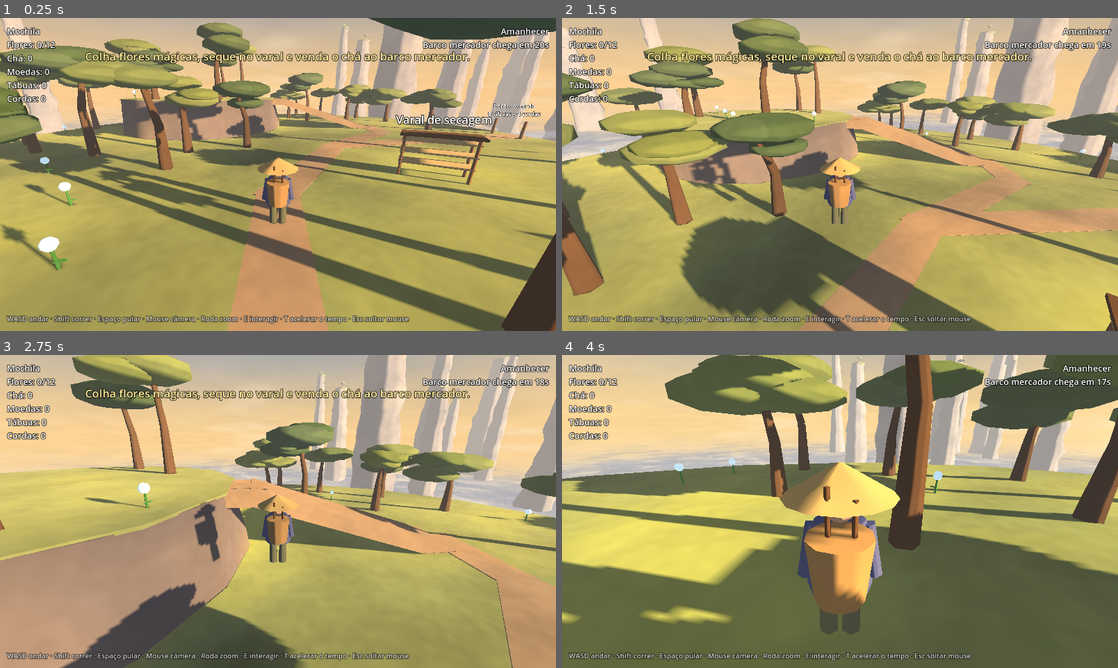
Above: before the commit, frames 1-4 (two rows, left to right).
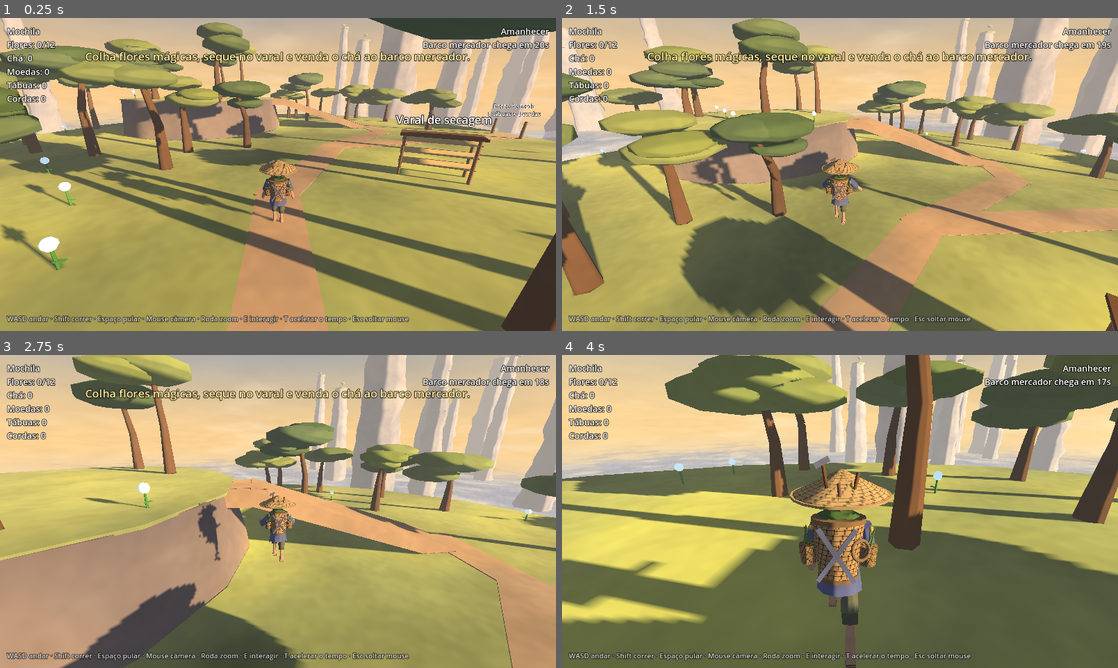
Above: after the commit, the same moments.

Repository: gabrielluiz2121-eng/jogo
Game: Godot game, scene res://main.tscn
Same seed, same stepped clock (60 frames per second), same inputs: the game is played once before the commit and once after it.
Inputs (mouse positions are in pixels of both pictures, inside the frame that each line leads up to):
- Up to frame 1 (0.25 s): no input
- Up to frame 2 (1.5 s): move the mouse to (867, 174) at 0.52 s; hold Shift (correr) 0.53-1.28 s; hold W (mover_frente) from 0.53 s (still down); click (867, 174) at 0.67 s; tap Space (pular) at 0.77, 1.07 s; tap E (interagir) at 0.8, 1.35 s; move the mouse to (812, 174) at 1.27 s
- Up to frame 3 (2.75 s): keep holding W (mover_frente); tap Space (pular) at 1.52, 1.55, 1.82, 2.1 s; move the mouse to (289, 505) at 2.02 s; hold Shift (correr) from 2.03 s (still down)
- Up to frame 4 (4 s): keep holding W (mover_frente); move the mouse to (834, 517) at 2.77 s; release Shift (correr) at 2.78 s; tap T (acelerar_tempo) at 2.85 s; click (834, 517) at 2.92 s; tap Space (pular) at 3.02, 3.32, 3.77, 3.8 s; tap E (interagir) at 3.05 s; move the mouse to (878, 514) at 3.52 s; hold Shift (correr) from 3.53 s (still down)

The runs differ from the first frame. In frame 1, 1.2% of the frame differs, in the area x 15-54%, y 44-66%; in frame 2, 1.1%; in frame 3, 1.0%; in frame 4, 7.7%, in the area x 0-61%, y 32-100%.

Commit message:
Camponês mais próximo da folha de conceito, com animação
Novo modelo montado por código (chapéu, túnica com lapela, faixa, calça
dobrada, sandálias, cesto com ferramentas e plantas) e animação procedural
de andar, correr, pular e colher. Shader de aquarela ganhou manchas presas
ao objeto e padrão de palha trançada.

Co-Authored-By: Claude Opus 5.5 <noreply@anthropic.com>
Claude-Session: https://claude.ai/code/session_01W1QjHKQbbaH1ykcg2pXrX2

Diff:
--- /dev/null
+++ b/scripts/campones.gd
@@ -0,0 +1,275 @@
+extends Node3D
+## O camponês (protagonista), montado com formas simples seguindo a folha de
+## conceito: chapéu cônico de palha, túnica azul-acinzentada cruzada com lapela
+## de linho, faixa escura amarrada, calça oliva dobrada, sandálias e o cesto de
+## bambu nas costas com ferramentas e plantas colhidas.
+## Também faz uma animação simples (andar, correr, pular, colher) movendo as juntas.
+## A frente do personagem é -Z; as costas (cesto) ficam em +Z.
+##
+## Quando existir um modelo 3D de verdade (.glb), ele substitui este script.
+
+const U = preload("res://scripts/util.gd")
+
+# --- Cores tiradas da folha de conceito ---
+const PELE := Color(0.86, 0.68, 0.52)
+const CABELO := Color(0.12, 0.1, 0.1)
+const TUNICA := Color(0.42, 0.46, 0.6)
+const LINHO := Color(0.7, 0.58, 0.4)
+const FAIXA := Color(0.3, 0.27, 0.26)
+const CALCA := Color(0.45, 0.48, 0.36)
+const PALHA := Color(0.82, 0.7, 0.45)
+const BAMBU := Color(0.74, 0.6, 0.38)
+const MADEIRA := Color(0.48, 0.34, 0.22)
+const FERRO := Color(0.5, 0.52, 0.55)
+const FOLHA := Color(0.42, 0.58, 0.3)
+const ALCA := Color(0.42, 0.45, 0.52)
+
+# Juntas que a animação move.
+var quadril: Node3D
+var tronco: Node3D
+var cabeca: Node3D
+var chapeu: Node3D
+var cesto: Node3D
+var ombro := [null, null]   # [esquerdo, direito]
+var cotovelo := [null, null]
+var coxa := [null, null]
+var joelho := [null, null]
+
+var _fase := 0.0
+var _colher := 0.0     # > 0 enquanto faz o gesto de colher
+var _ar := 0.0         # 0 no chão, 1 no ar (suavizado)
+var _vel_suave := 0.0
+
+
+func _ready() -> void:
+	_montar()
+
+
+# ---------------------------------------------------------------- Montagem
+
+func _mat(cor: Color, trama: float = 0.0) -> ShaderMaterial:
+	var m: ShaderMaterial = U.material(cor)
+	m.set_shader_parameter("manchas_locais", true)
+	m.set_shader_parameter("manchas", 0.12)
+	m.set_shader_parameter("trama", trama)
+	return m
+
+
+func _peca(pai: Node3D, mesh: Mesh, cor: Color, pos: Vector3, rot := Vector3.ZERO, trama := 0.0) -> MeshInstance3D:
+	var mi := MeshInstance3D.new()
+	mi.mesh = mesh
+	mi.material_override = _mat(cor, trama)
+	mi.position = pos
+	mi.rotation = rot
+	pai.add_child(mi)
+	return mi
+
+
+func _junta(pai: Node3D, pos: Vector3) -> Node3D:
+	var j := Node3D.new()
+	j.position = pos
+	pai.add_child(j)
+	return j
+
+
+func _montar() -> void:
+	quadril = _junta(self, Vector3(0, 0.9, 0))
+	_montar_pernas()
+	tronco = _junta(quadril, Vector3.ZERO)
+	_montar_tronco()
+	_montar_bracos()
+	cabeca = _junta(tronco, Vector3(0, 0.58, 0))
+	_montar_cabeca()
+	cesto = _junta(tronco, Vector3(0, 0.3, 0.24))
+	_montar_cesto()
+
+
+func _montar_pernas() -> void:
+	for i in 2:
+		var lado := -1.0 if i == 0 else 1.0
+		var c := _junta(quadril, Vector3(lado * 0.1, -0.02, 0))
+		coxa[i] = c
+		# Coxa (calça larga).
+		_peca(c, U.cilindro(0.075, 0.095, 0.44, 8), CALCA, Vector3(0, -0.22, 0))
+		var j := _junta(c, Vector3(0, -0.44, 0))
+		joelho[i] = j
+		# Barra da calça dobrada logo abaixo do joelho.
+		_peca(j, U.cilindro(0.085, 0.08, 0.1, 8), CALCA.darkened(0.12), Vector3(0, -0.06, 0))
+		# Canela à mostra.
+		_peca(j, U.cilindro(0.045, 0.055, 0.34, 7), PELE, Vector3(0, -0.25, 0))
+		# Pé + sandália de palha.
+		_peca(j, U.caixa(Vector3(0.08, 0.05, 0.2)), PELE, Vector3(0, -0.42, -0.04))
+		_peca(j, U.caixa(Vector3(0.1, 0.025, 0.24)), PALHA.darkened(0.1), Vector3(0, -0.455, -0.04), Vector3.ZERO, 0.8)
+		_peca(j, U.caixa(Vector3(0.09, 0.015, 0.03)), PALHA.darkened(0.3), Vector3(0, -0.4, -0.08))
+
+
+func _montar_tronco() -> void:
+	# Barra da túnica (cobre o alto das coxas, com pontas desfiadas).
+	_peca(tronco, U.cilindro(0.2, 0.25, 0.28, 10), TUNICA, Vector3(0, -0.08, 0))
+	for k in 5:
+		var a := -1.2 + k * 0.6
+		_peca(tronco, U.caixa(Vector3(0.07, 0.07, 0.02)), TUNICA.darkened(0.08), Vector3(sin(a) * 0.24, -0.25, -cos(a) * 0.24), Vector3(0, -a, 0.3 * (k % 2)))
+	# Peito.
+	_peca(tronco, U.cilindro(0.21, 0.19, 0.46, 10), TUNICA, Vector3(0, 0.27, 0))
+	_peca(tronco, U.esfera(0.21, 10), TUNICA, Vector3(0, 0.48, 0)).scale = Vector3(1.1, 0.5, 0.85)
+	# Lapelas cruzadas de linho (gola em "V").
+	_peca(tronco, U.caixa(Vector3(0.09, 0.44, 0.03)), LINHO, Vector3(0.08, 0.32, -0.19), Vector3(0.05, 0, -0.38))
+	_peca(tronco, U.caixa(Vector3(0.09, 0.44, 0.03)), LINHO, Vector3(-0.08, 0.32, -0.195), Vector3(0.05, 0, 0.38))
+	# Pescoço.
+	_peca(tronco, U.cilindro(0.05, 0.06, 0.12, 7), PELE, Vector3(0, 0.55, 0))
+	# Faixa escura na cintura, com as pontas do laço penduradas.
+	_peca(tronco, U.cilindro(0.215, 0.215, 0.1, 10), FAIXA, Vector3(0, 0.07, 0))
+	_peca(tronco, U.esfera(0.05, 6), FAIXA.darkened(0.1), Vector3(0.06, 0.07, -0.21))
+	_peca(tronco, U.caixa(Vector3(0.06, 0.32, 0.02)), FAIXA, Vector3(0.09, -0.1, -0.22), Vector3(0, 0, 0.12))
+	_peca(tronco, U.caixa(Vector3(0.06, 0.26, 0.02)), FAIXA, Vector3(0.02, -0.07, -0.225), Vector3(0, 0, -0.08))
+	# Alças do cesto passando pelos ombros.
+	for lado in [-1.0, 1.0]:
+		_peca(tronco, U.caixa(Vector3(0.05, 0.4, 0.02)), ALCA, Vector3(lado * 0.12, 0.3, -0.205), Vector3(0, 0, lado * 0.1))
+		_peca(tronco, U.caixa(Vector3(0.05, 0.02, 0.42)), ALCA, Vector3(lado * 0.12, 0.52, 0.0))
+
+
+func _montar_bracos() -> void:
+	for i in 2:
+		var lado := -1.0 if i == 0 else 1.0
+		var o := _junta(tronco, Vector3(lado * 0.25, 0.46, 0))
+		ombro[i] = o
+		# Manga larga.
+		_peca(o, U.cilindro(0.07, 0.085, 0.3, 8), TUNICA, Vector3(0, -0.15, 0))
+		var c := _junta(o, Vector3(0, -0.3, 0))
+		cotovelo[i] = c
+		# Manga dobrada e antebraço.
+		_peca(c, U.cilindro(0.075, 0.07, 0.07, 8), TUNICA.darkened(0.12), Vector3(0, -0.02, 0))
+		_peca(c, U.cilindro(0.04, 0.05, 0.24, 7), PELE, Vector3(0, -0.15, 0))
+		_peca(c, U.esfera(0.05, 7), PELE, Vector3(0, -0.3, 0)).scale = Vector3(0.8, 1.1, 0.9)
+	ombro[0].rotation.z = -0.12
+	ombro[1].rotation.z = 0.12
+
+
+func _montar_cabeca() -> void:
+	# Rosto.
+	_peca(cabeca, U.esfera(0.13, 12), PELE, Vector3(0, 0.12, 0)).scale = Vector3(0.95, 1.08, 1.0)
+	# Cabelo preto curto (aparece na nuca e nas laterais).
+	_peca(cabeca, U.esfera(0.135, 12), CABELO, Vector3(0, 0.15, 0.02)).scale = Vector3(1.0, 0.9, 0.95)
+	# Olhos, sobrancelhas e nariz (a frente é -Z).
+	for lado in [-1.0, 1.0]:
+		_peca(cabeca, U.esfera(0.016, 5), CABELO, Vector3(lado * 0.045, 0.13, -0.122))
+		_peca(cabeca, U.caixa(Vector3(0.04, 0.008, 0.01)), CABELO, Vector3(lado * 0.045, 0.165, -0.125), Vector3(0, 0, -lado * 0.15))
+	_peca(cabeca, U.esfera(0.018, 5), PELE.darkened(0.08), Vector3(0, 0.1, -0.132))
+	_peca(cabeca, U.esfera(0.035, 6), PELE, Vector3(-0.13, 0.12, 0)).scale = Vector3(0.5, 1, 0.8)
+	_peca(cabeca, U.esfera(0.035, 6), PELE, Vector3(0.13, 0.12, 0)).scale = Vector3(0.5, 1, 0.8)
+
+	# Chapéu cônico largo de palha, com fitinha passando pelo queixo.
+	chapeu = _junta(cabeca, Vector3(0, 0.25, 0))
+	_peca(chapeu, U.cilindro(0.015, 0.5, 0.24, 20), PALHA, Vector3(0, 0.07, 0), Vector3.ZERO, 0.6)
+	_peca(chapeu, U.cilindro(0.5, 0.505, 0.02, 20), PALHA.darkened(0.15), Vector3(0, -0.05, 0))
+	_peca(chapeu, U.cilindro(0.11, 0.12, 0.05, 10), PALHA.darkened(0.25), Vector3(0, -0.06, 0))
+	for lado in [-1.0, 1.0]:
+		_peca(chapeu, U.cilindro(0.005, 0.005, 0.24, 3), LINHO.darkened(0.3), Vector3(lado * 0.09, -0.19, -0.04), Vector3(0.25, 0, -lado * 0.35))
+
+
+func _montar_cesto() -> void:
+	# Cesto de bambu trançado.
+	_peca(cesto, U.cilindro(0.24, 0.18, 0.55, 14), BAMBU, Vector3(0, 0, 0.05), Vector3.ZERO, 0.9)
+	_peca(cesto, U.cilindro(0.25, 0.25, 0.04, 14), BAMBU.darkened(0.25), Vector3(0, 0.27, 0.05))
+	_peca(cesto, U.cilindro(0.19, 0.19, 0.04, 14), BAMBU.darkened(0.25), Vector3(0, -0.26, 0.05))
+	# Cordas em "X" nas costas do cesto.
+	_peca(cesto, U.caixa(Vector3(0.04, 0.55, 0.02)), ALCA, Vector3(0, 0, 0.27), Vector3(0, 0, 0.6))
+	_peca(cesto, U.caixa(Vector3(0.04, 0.55, 0.02)), ALCA, Vector3(0, 0, 0.27), Vector3(0, 0, -0.6))
+	# Cestinhos laterais com ervas.
+	for lado in [-1.0, 1.0]:
+		var b := _junta(cesto, Vector3(lado * 0.27, -0.05, 0.08))
+		_peca(b, U.cilindro(0.09, 0.07, 0.18, 10), BAMBU.darkened(0.05), Vector3.ZERO, Vector3.ZERO, 0.9)
+		for k in 4:
+			var r := Vector3(randf_range(-0.5, 0.5), 0, randf_range(-0.5, 0.5))
+			_peca(b, U.cilindro(0.004, 0.012, 0.2, 3), FOLHA, Vector3(randf_range(-0.04, 0.04), 0.15, randf_range(-0.04, 0.04)), r)
+		_peca(b, U.esfera(0.025, 5), Color(0.95, 0.8, 0.3), Vector3(0.02, 0.24, 0))
+	# Corda enrolada pendurada do lado.
+	var corda := TorusMesh.new()
+	corda.inner_radius = 0.07
+	corda.outer_radius = 0.1
+	corda.rings = 12
+	corda.ring_segments = 6
+	_peca(cesto, corda, LINHO.darkened(0.15), Vector3(0.2, 0.05, 0.25), Vector3(1.4, 0.6, 0))
+	# Ferramentas: enxada, pá e cabos saindo de dentro.
+	_peca(cesto, U.cilindro(0.018, 0.018, 0.75, 5), MADEIRA, Vector3(-0.09, 0.4, 0.02), Vector3(0.1, 0, 0.15))
+	_peca(cesto, U.caixa(Vector3(0.14, 0.05, 0.03)), FERRO, Vector3(-0.15, 0.76, 0.06), Vector3(0, 0, 0.5))
+	_peca(cesto, U.cilindro(0.018, 0.018, 0.65, 5), MADEIRA, Vector3(0.1, 0.36, 0.05), Vector3(-0.1, 0, -0.2))
+	_peca(cesto, U.cilindro(0.016, 0.016, 0.55, 5), MADEIRA.lightened(0.1), Vector3(0.02, 0.32, 0.12), Vector3(0.15, 0, 0.05))
+	# Plantas e flores colhidas saindo do topo.
+	var cores_flor := [Color(0.95, 0.8, 0.3), Color(0.6, 0.45, 0.85), Color(0.95, 0.55, 0.3), Color(0.9, 0.9, 0.95)]
+	for k in 9:
+		var p := Vector3(randf_range(-0.15, 0.15), 0.3, randf_range(-0.1, 0.18))
+		var alt := randf_range(0.12, 0.3)
+		_peca(cesto, U.cilindro(0.005, 0.012, alt, 3), FOLHA, p + Vector3(0, alt * 0.5, 0), Vector3(randf_range(-0.4, 0.4), 0, randf_range(-0.4, 0.4)))
+		if k % 2 == 0:
+			_peca(cesto, U.esfera(0.03, 5), cores_flor[k / 2 % cores_flor.size()], p + Vector3(0, alt, 0))
+	_peca(cesto, U.esfera(0.14, 8), FOLHA.darkened(0.15), Vector3(0, 0.3, 0.05)).scale = Vector3(1.4, 0.45, 1.2)
+
+
+# ---------------------------------------------------------------- Animação
+
+## Começa o gesto de abaixar e colher.
+func colher() -> void:
+	_colher = 0.7
+
+
+## Chamado pelo jogador a cada quadro de física.
+func animar(delta: float, velocidade: float, no_chao: bool, vel_vertical: float) -> void:
+	_vel_suave = lerpf(_vel_suave, velocidade, 10.0 * delta)
+	_ar = lerpf(_ar, 0.0 if no_chao else 1.0, 12.0 * delta)
+	var correndo := clampf((_vel_suave - 5.0) / 3.5, 0.0, 1.0)
+	var andando := clampf(_vel_suave / 4.0, 0.0, 1.0)
+
+	# Passos: a fase avança conforme a distância percorrida.
+	_fase += delta * _vel_suave * lerpf(2.1, 1.6, correndo)
+	var s := sin(_fase)
+	var amplitude := andando * lerpf(0.5, 0.85, correndo) * (1.0 - _ar)
+
+	for i in 2:
+		var lado := 1.0 if i == 0 else -1.0
+		var passo := s * lado
+		# Pernas: coxa vai para frente/trás, joelho dobra quando a perna volta.
+		coxa[i].rotation.x = -passo * amplitude
+		joelho[i].rotation.x = -maxf(0.0, -cos(_fase) * lado) * amplitude * 1.3
+		# Braços balançam ao contrário das pernas.
+		ombro[i].rotation.x = passo * amplitude * 0.8
+		cotovelo[i].rotation.x = (0.15 + correndo * 1.0) * andando
+
+	# Corpo sobe e desce a cada passo e inclina para frente ao correr.
+	quadril.position.y = 0.9 - absf(cos(_fase)) * 0.05 * andando * (1.0 - _ar)
+	tronco.rotation.x = -(0.05 * andando + 0.18 * correndo)
+	tronco.rotation.y = s * 0.08 * andando
+	cabeca.rotation.x = 0.06 * andando + 0.12 * correndo
+
+	# Parado: respiração leve.
+	var respira := sin(Time.get_ticks_msec() / 650.0) * 0.012 * (1.0 - andando)
+	tronco.position.y = respira
+
+	# No ar: pernas encolhidas e braços abertos.
+	if _ar > 0.01:
+		for i in 2:
+			coxa[i].rotation.x = lerpf(coxa[i].rotation.x, 0.7 if i == 0 else 0.2, _ar)
+			joelho[i].rotation.x = lerpf(joelho[i].rotation.x, -1.1 if i == 0 else -0.5, _ar)
+			ombro[i].rotation.x = lerpf(ombro[i].rotation.x, 0.5, _ar)
+		ombro[0].rotation.z = lerpf(-0.12, -0.6, _ar)
+		ombro[1].rotation.z = lerpf(0.12, 0.6, _ar)
+	else:
+		ombro[0].rotation.z = -0.12
+		ombro[1].rotation.z = 0.12
+
+	# Chapéu e cesto balançam com atraso, dando sensação de peso.
+	chapeu.rotation.z = lerpf(chapeu.rotation.z, -s * 0.04 * andando, 8.0 * delta)
+	chapeu.rotation.x = lerpf(chapeu.rotation.x, clampf(-vel_vertical * 0.02, -0.15, 0.15), 8.0 * delta)
+	cesto.rotation.x = lerpf(cesto.rotation.x, absf(cos(_fase)) * 0.06 * andando + clampf(vel_vertical * 0.02, -0.15, 0.15), 10.0 * delta)
+
+	# Gesto de colher: abaixa, inclina e estica o braço direito.
+	if _colher > 0.0:
+		_colher -= delta
+		var t := sin(clampf(1.0 - _colher / 0.7, 0.0, 1.0) * PI)
+		quadril.position.y -= 0.3 * t
+		tronco.rotation.x -= 0.7 * t
+		for i in 2:
+			coxa[i].rotation.x += 1.1 * t
+			joelho[i].rotation.x -= 1.7 * t
+		ombro[1].rotation.x += 1.0 * t
+		cotovelo[1].rotation.x += 0.3 * t
--- a/scripts/jogador.gd
+++ b/scripts/jogador.gd
@@ -2,6 +2,7 @@
 ## A camponesa/o camponês: anda em terceira pessoa com câmera orbital.
 
 const U = preload("res://scripts/util.gd")
+const Campones = preload("res://scripts/campones.gd")
 
 const VEL_ANDAR := 5.0
 const VEL_CORRER := 8.5
@@ -38,26 +39,9 @@
 	col.position.y = 0.85
 	add_child(col)
 
-	# Modelo provisório inspirado na folha de conceito: túnica azul-acinzentada,
-	# calça verde-oliva, faixa escura, chapéu cônico de palha e cesto nas costas.
-	modelo = Node3D.new()
+	# O camponês (modelo e animação ficam em scripts/campones.gd).
+	modelo = Campones.new()
 	add_child(modelo)
-	for x in [-0.13, 0.13]:
-		modelo.add_child(U.malha(U.cilindro(0.11, 0.12, 0.75, 6), Color(0.45, 0.48, 0.36), Vector3(x, 0.38, 0)))
-	modelo.add_child(U.malha(U.cilindro(0.26, 0.36, 0.75, 8), Color(0.38, 0.42, 0.58), Vector3(0, 1.05, 0)))
-	modelo.add_child(U.malha(U.cilindro(0.29, 0.3, 0.12, 8), Color(0.25, 0.22, 0.2), Vector3(0, 0.95, 0)))
-	for x in [-0.33, 0.33]:
-		var braco_m := U.malha(U.cilindro(0.07, 0.09, 0.6, 6), Color(0.38, 0.42, 0.58), Vector3(x, 1.08, 0))
-		braco_m.rotation.z = signf(x) * 0.15
-		modelo.add_child(braco_m)
-	modelo.add_child(U.malha(U.esfera(0.2, 10), Color(0.88, 0.72, 0.56), Vector3(0, 1.6, 0)))
-	modelo.add_child(U.malha(U.cilindro(0.02, 0.55, 0.3, 14), Color(0.85, 0.74, 0.45), Vector3(0, 1.82, 0)))
-	modelo.add_child(U.malha(U.cilindro(0.3, 0.24, 0.62, 10), Color(0.72, 0.58, 0.36), Vector3(0, 1.12, 0.36)))
-	# Ferramentas saindo do cesto.
-	modelo.add_child(U.malha(U.cilindro(0.025, 0.025, 0.6, 4), Color(0.45, 0.33, 0.22), Vector3(-0.1, 1.55, 0.38)))
-	modelo.add_child(U.malha(U.cilindro(0.025, 0.025, 0.5, 4), Color(0.45, 0.33, 0.22), Vector3(0.12, 1.5, 0.4)))
-	# "Nariz" para saber para onde está virado.
-	modelo.add_child(U.malha(U.caixa(Vector3(0.06, 0.06, 0.1)), Color(0.85, 0.65, 0.5), Vector3(0, 1.6, -0.2)))
 
 	pivo = Node3D.new()
 	pivo.position.y = 1.5
@@ -91,6 +75,7 @@
 	elif event.is_action_pressed("ui_cancel"):
 		Input.mouse_mode = Input.MOUSE_MODE_VISIBLE
 	elif event.is_action_pressed("interagir") and alvo_atual != null:
+		modelo.colher()
 		alvo_atual.interagir(self)
 
 
@@ -117,6 +102,7 @@
 		velocity.z = move_toward(velocity.z, 0, 40.0 * delta)
 
 	move_and_slide()
+	modelo.animar(delta, Vector2(velocity.x, velocity.z).length(), is_on_floor(), velocity.y)
 
 	if is_on_floor():
 		_tempo_seguro += delta
--- a/shaders/aquarela.gdshader
+++ b/shaders/aquarela.gdshader
@@ -51,7 +51,13 @@
 // Cor que a tinta ganha nos lados a sombra.
 uniform vec3 cor_sombra : source_color = vec3(0.36, 0.42, 0.6);
 
+// Para objetos que se movem (personagem): manchas presas ao objeto, nao ao mundo.
+uniform bool manchas_locais = false;
+// Padrao de palha/bambu trancado (cesto, chapeu, sandalias). 0 = desligado.
+uniform float trama = 0.0;
+
 varying vec3 pos_mundo;
+varying vec3 pos_local;
 
 void vertex() {
 	vec3 w = (MODEL_MATRIX * vec4(VERTEX, 1.0)).xyz;
@@ -66,16 +72,24 @@
 		}
 	}
 	pos_mundo = (MODEL_MATRIX * vec4(VERTEX, 1.0)).xyz;
+	pos_local = VERTEX;
 }
 
 void fragment() {
-	float n = fbm3(pos_mundo * 0.12);
-	float n2 = fbm3(pos_mundo * 0.6 + 11.0);
-	float grao = ruido3(pos_mundo * 4.0);
+	vec3 p = manchas_locais ? pos_local * 5.0 : pos_mundo;
+	float n = fbm3(p * 0.12);
+	float n2 = fbm3(p * 0.6 + 11.0);
+	float grao = ruido3(p * 4.0);
 	vec3 c = cor.rgb * (1.0 + (n - 0.5) * manchas * 2.4 + (n2 - 0.5) * manchas + (grao - 0.5) * 0.06);
 	// Manchas amareladas/azuladas, como pigmentos misturados na agua.
 	c = mix(c, c * vec3(1.08, 1.04, 0.85), smoothstep(0.55, 0.75, n) * 0.6);
 	c = mix(c, c * vec3(0.88, 0.95, 1.08), smoothstep(0.45, 0.25, n) * 0.5);
+	if (trama > 0.0) {
+		// Linhas cruzadas como fibra trancada.
+		float a = sin(UV.x * 140.0 + floor(UV.y * 24.0) * 1.57);
+		float b = sin(UV.y * 150.0);
+		c *= 1.0 - trama * (smoothstep(0.6, 1.0, a) * 0.5 + smoothstep(0.85, 1.0, b) * 0.6);
+	}
 	ALBEDO = clamp(c, 0.0, 1.0);
 	ROUGHNESS = 1.0;
 	if (brilho > 0.0) {
